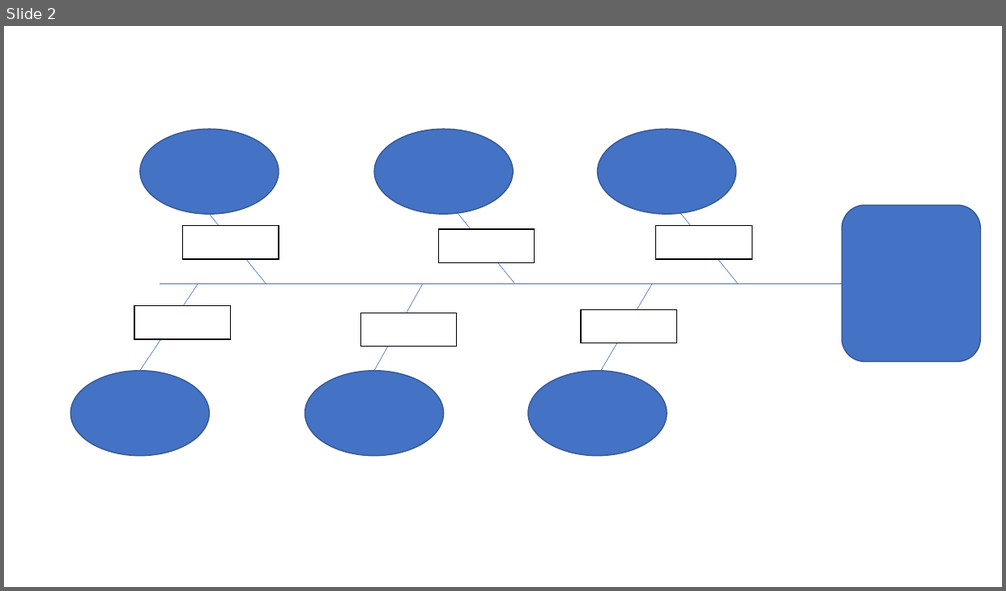
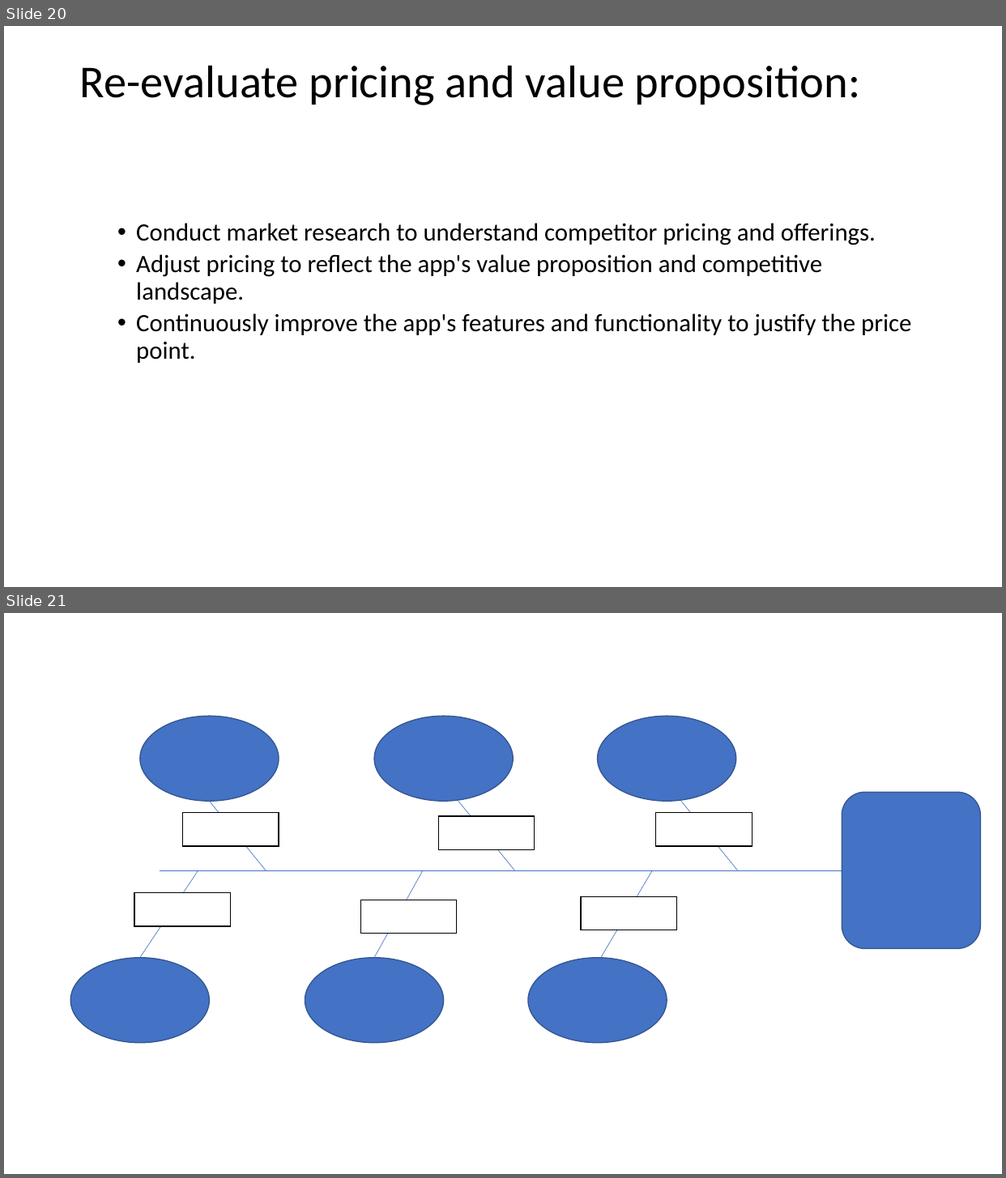
Before and after one commit to Fora1030/data-structures, a slide deck: other/Root Cause Analysis Templates (1).pptx. Shown one above the other, each under a label of ours: slide 2 before the commit, slides 20 and 21 after it. The pictures are 1006x591 and 1006x1178 pixels, drawn with LibreOffice and Linux fonts; fonts in the diff are those of the drawing. Boxes give left, top, right and bottom in pixels: in the first picture for what was removed or moved away, otherwise in the second. Text is boxed around its words. In the diff, an @@ line names an element or a change of style, - is before the commit and + after.

```diff
--- a/other/Root Cause Analysis Templates (1).pptx
+++ b/other/Root Cause Analysis Templates (1).pptx
@@ slide 20 added at bbox=[4, 26, 1002, 587], background #FFFFFF @@
@@ title added at bbox=[80, 65, 860, 105], 44 pt, text #000000 @@
+Re-evaluate pricing and value proposition:
@@ text added at bbox=[136, 223, 911, 363], 24 pt, text #000000 @@
+  • Conduct market research to understand competitor pricing and offerings.
+  • Adjust pricing to reflect the app's value proposition and competitive landscape.
+  • Continuously improve the app's features and functionality to justify the price point.
@@ what was slide 2 is now slide 21 @@
```
Also in this commit, not shown: 1 slide changed, 18 other slides added, 2 other files.
